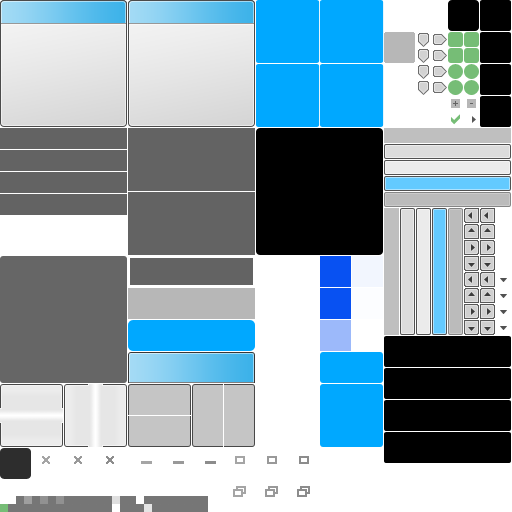
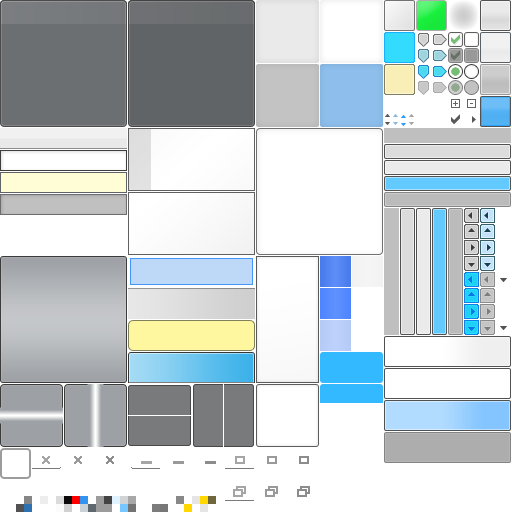
Comparing the layer stacks of the two 512px x 512px images. Changes:
renamed "scroller track V" to "spessderma.png", moved it out of group "text", painted on it over [0, 0, 511, 512]
removed group "Buttons" (52 layers) over [385, 0, 511, 127]
removed group "CategoryList" (6 layers) over [256, 352, 383, 447]
removed group "Panels" (13 layers) over [128, 0, 384, 351]
removed group "Tree Panel" (1 layers) from group "Panels" over [256, 128, 383, 255]
removed layer "Shape 2" from group "Tree Panel" over [256, 128, 383, 255]
removed group "Generic Panel" (8 layers) from group "Panels" over [256, 0, 384, 127]
removed group "Window #2" (20 layers) over [0, 0, 318, 500]
removed group "Active copy" (1 layers) from group "Window #2" over [128, 0, 255, 127]
removed layer "Window #1" from group "Active copy" over [128, 0, 255, 127]
removed group "Active #1" (1 layers) from group "Window #2" over [1, 1, 126, 126]
removed layer "Window" from group "Active #1" over [1, 1, 126, 126]
removed group "Tabbed" (14 layers) over [0, 256, 255, 447]
removed group "Inactive" (4 layers) from group "Tabbed" over [128, 384, 255, 447]
removed group "Active" (4 layers) from group "Tabbed" over [0, 384, 127, 447]
removed group "Body" (1 layers) from group "Tabbed" over [0, 256, 127, 383]
removed layer "Shape 6" from group "Body" over [0, 256, 127, 383]
removed group "Menu" (12 layers) over [0, 114, 476, 285]
removed group "Without Border" (1 layers) from group "Menu" over [128, 192, 255, 255]
removed group "Text Entry" (6 layers) over [0, 150, 127, 215]
removed group "ComboBox" (18 layers) over [384, 278, 511, 463]
removed group "Main" (8 layers) from group "ComboBox" over [384, 336, 511, 463]
removed group "ListBox" (15 layers) over [256, 256, 383, 383]
removed group "Special" (54 layers) over [0, 0, 479, 512]
…and 192 more changes (192 removed)
